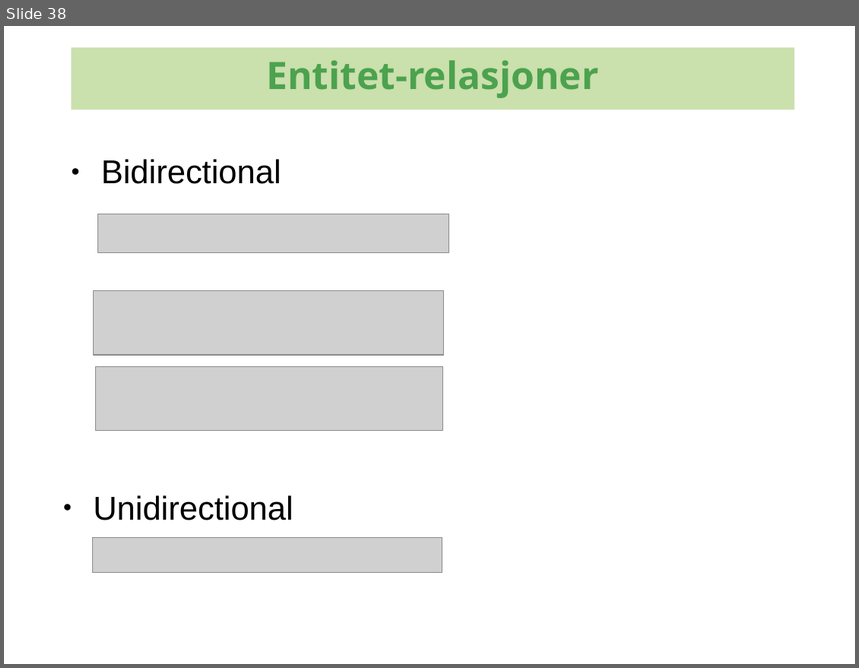
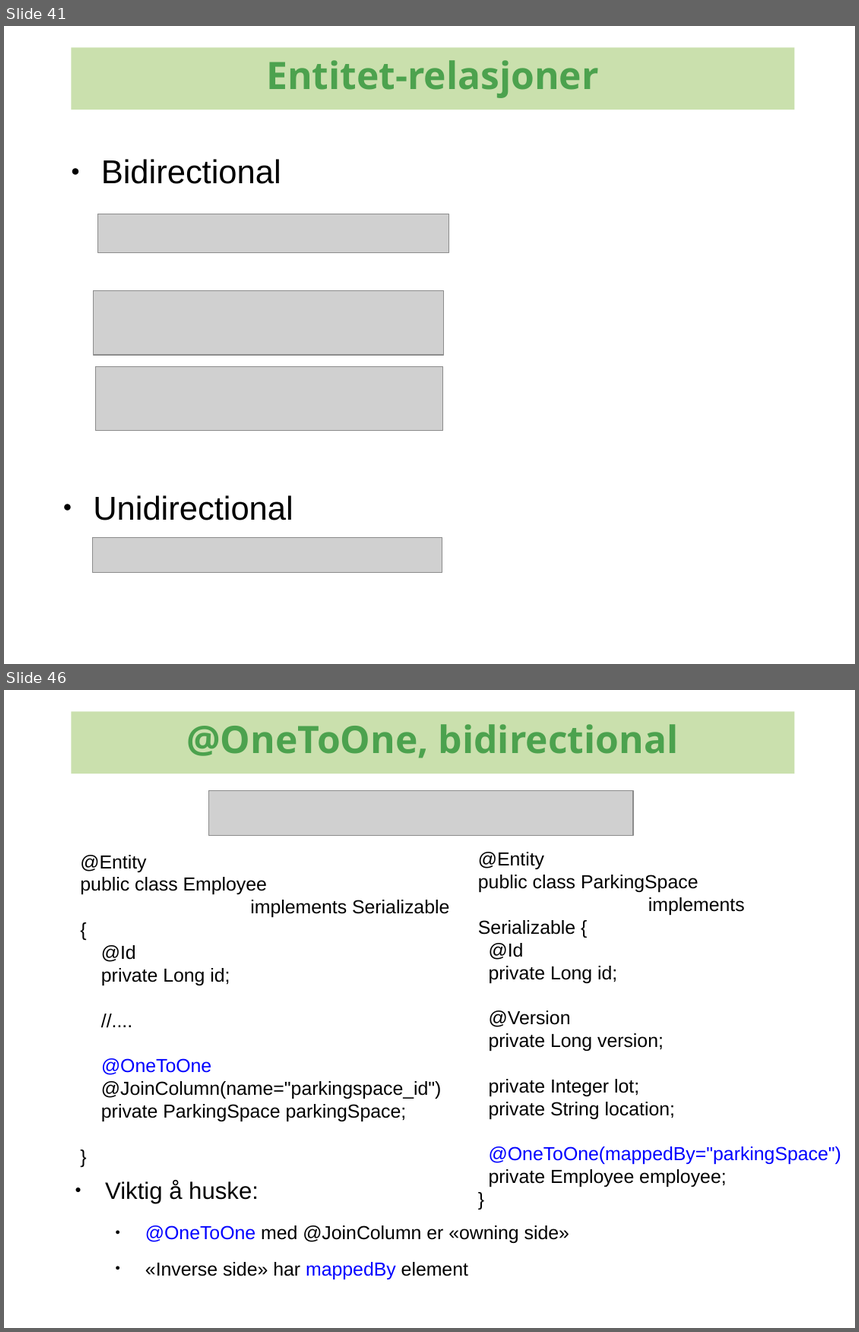
Before and after one commit to kenglxn/seam-maven-refimpl, a slide deck: sandbox/loo/jpa-continued/jpa-continued.odp. Shown one above the other, each under a label of ours: slide 38 before the commit, slides 41 and 46 after it; the slides between them are not shown. The pictures are 859x668 and 859x1332 pixels, drawn with LibreOffice and Linux fonts; fonts in the diff are those of the drawing; grey boxes stand for pictures; background and template pictures are left out. Boxes give left, top, right and bottom in pixels: in the first picture for what was removed or moved away, otherwise in the second. Text is boxed around its words. In the diff, an @@ line names an element or a change of style, - is before the commit and + after.

```diff
--- a/sandbox/loo/jpa-continued/jpa-continued.odp
+++ b/sandbox/loo/jpa-continued/jpa-continued.odp
@@ slide 46 added at <box>4,690,855,1328</box>, background #FFFFFF @@
@@ rectangle added at <box>71,711,794,774</box>, fill #CAE0AD, 32 pt, text #4CA24E, bold @@
+@OneToOne, bidirectional
@@ picture added at <box>208,790,633,836</box> @@
@@ text added at <box>80,855,449,1122</box>, 16 pt, text #000000 @@
+@Entity
+public class Employee
+implements Serializable {
+@Id
+private Long id;
+//....
+@OneToOne
+@JoinColumn(name="parkingspace_id")
+private ParkingSpace parkingSpace;
+}
@@ text added at <box>478,852,842,1187</box>, 16 pt, text #000000 @@
+@Entity
+public class ParkingSpace
+implements Serializable {
+@Id
+private Long id;
+@Version
+private Long version;
+private Integer lot;
+private String location;
+@OneToOne(mappedBy="parkingSpace")
+private Employee employee;
+}
@@ text added at <box>105,1180,569,1280</box>, 16 pt, text #000000 @@
+● Viktig å huske:
+  ● @OneToOne med @JoinColumn er «owning side»
+  ● «Inverse side» har mappedBy element
@@ what was slide 38 is now slide 41 @@
```
Also in this commit, not shown: 11 slides changed, 18 other slides added.
